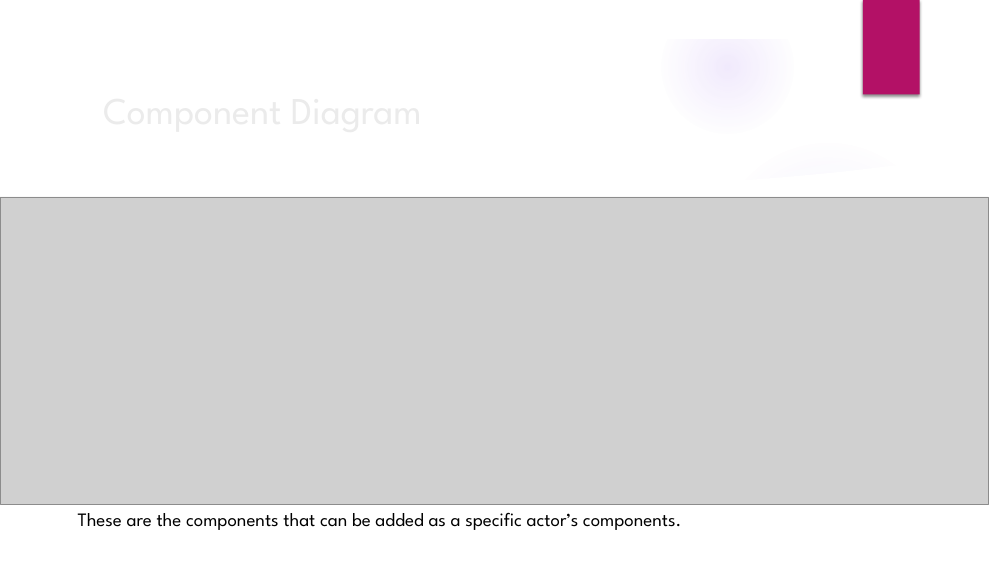
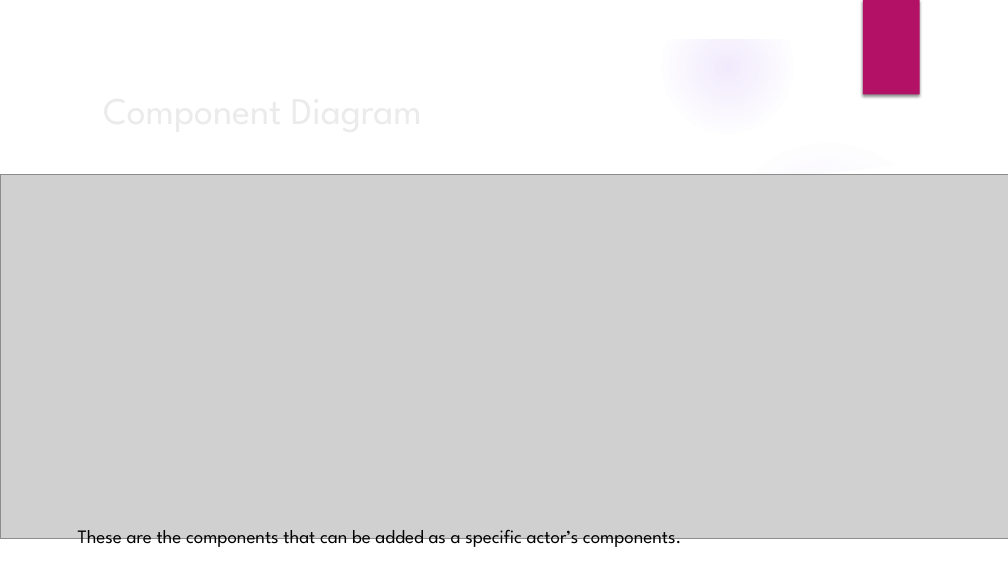
Before and after one commit to BJin2/Coconut, a slide deck: slide 2 of Docs/A1_Part2/Component Architecture.pptx. Drawn at 1008x567 pixels with LibreOffice and Linux fonts; fonts in the diff are those of the drawing; grey boxes stand for pictures; background and template pictures are left out. Boxes give left, top, right and bottom in pixels: in the first picture for what was removed or moved away, otherwise in the second. Text is boxed around its words. In the diff, an @@ line names an element or a change of style, - is before the commit and + after.

Commit message:
Modified UI component parent

```diff
--- a/Docs/A1_Part2/Component Architecture.pptx
+++ b/Docs/A1_Part2/Component Architecture.pptx
@@ picture: place and size @@
-picture at [0,197,989,504]
+picture at [0,175,1008,539]
@@ text "These are the components that ...": place and size @@
-text "These are the components that ..." at [78,512,682,530]
+text "These are the components that ..." at [78,530,682,550]
```
